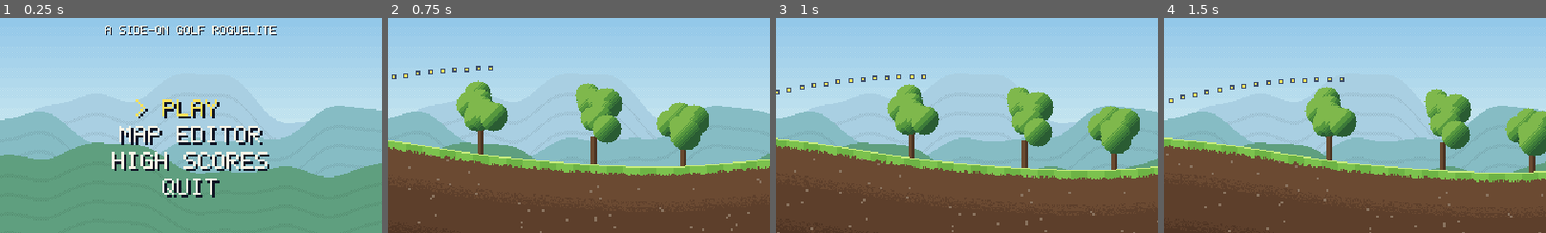
Above: before the commit, frames 1-4 (left to right).
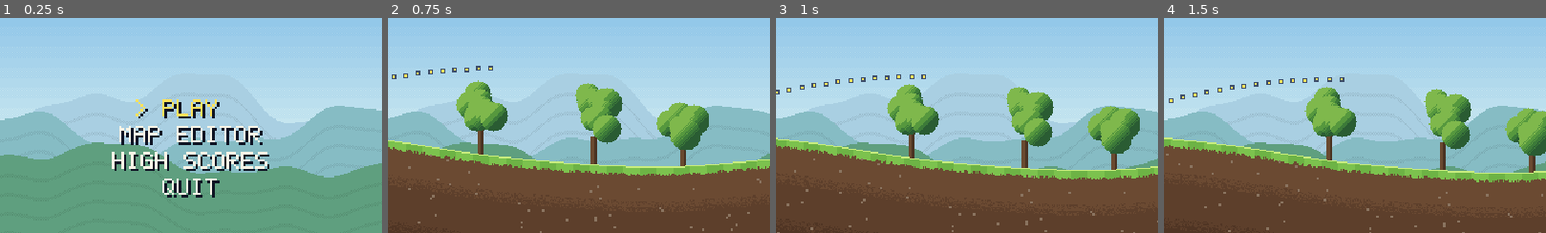
Above: after the commit, the same moments.

Repository: napalmcookies1337-hash/Golferino
Game: Godot game, scene res://scenes/app.tscn
Two runs of this game, one before a commit and one after it. Both use one fixed random seed, a clock stepped at 60 frames per second and the inputs below.
Inputs (mouse positions are % of the whole screen's width and height, from its top left):
- Up to frame 1 (0.25 s): no input
- Up to frame 2 (0.75 s): tap Enter (ui_accept) at 0.5 s; move the mouse to (72, 45) at 0.52 s; hold Right from 0.53 s (still down); hold Down (aim_down) from 0.53 s (still down); click (72, 45) at 0.67 s
- Up to frame 3 (1 s): keep holding Right; keep holding Down (aim_down); tap Enter (ui_accept) at 0.77 s
- Up to frame 4 (1.5 s): tap Enter (ui_accept) at 1.07 s; release Right at 1.25 s; release Down (aim_down) at 1.25 s; drag from (30, 55) to (45, 70) at 1.27 s
The pictures show only the part of the screen within x 25-75%, y 33-83%; the shares and areas given below are measured in that part.

The runs differ from the first frame. In frame 1, 1.0% of the frame differs, in the area x 27-73%, y 3-8%; in frame 2, nothing differs; in frame 3, nothing differs; in frame 4, nothing differs.

Commit message:
Make the Rubber Ball much bouncier; remove the title tagline
The ball rebounds far higher, keeps more speed through each bounce,
kicks harder off hazards, and squashes and stretches when it lands.

Diff:
--- a/scripts/game/items.gd
+++ b/scripts/game/items.gd
@@ -32,7 +32,7 @@
 	# Special balls. Only one at a time, kept until replaced.
 	{ "id": "wind_cutter", "kind": KIND_BALL, "name": "WIND CUTTER", "text": "WIND BARELY MOVES IT", "price": 12, "effects": { "wind": 0.3 } },
 	{ "id": "sticky_ball", "kind": KIND_BALL, "name": "STICKY BALL", "text": "STOPS WHERE IT LANDS", "price": 12, "effects": { "bounce": 0.6, "roll": 1.5 } },
-	{ "id": "rubber_ball", "kind": KIND_BALL, "name": "RUBBER BALL", "text": "BOUNCES AND RUNS MORE", "price": 12, "effects": { "bounce": 1.3, "roll": 0.8 } },
+	{ "id": "rubber_ball", "kind": KIND_BALL, "name": "RUBBER BALL", "text": "BOUNCES AND RUNS MORE", "price": 12, "effects": { "bounce": 2.2, "grip": 1.12, "knock": 1.6, "squash": 1.0 } },
 	{ "id": "skipper", "kind": KIND_BALL, "name": "SKIPPER", "text": "SKIPS OFF WATER ONCE", "price": 16, "effects": { "water_skips": 1 } },
 	{ "id": "heavy_ball", "kind": KIND_BALL, "name": "HEAVY BALL", "text": "HAZARDS KNOCK IT LESS", "price": 14, "effects": { "knock": 0.5 }, "unlock": 2 },
 	{ "id": "magnet_ball", "kind": KIND_BALL, "name": "MAGNET BALL", "text": "CUP PULLS IT HARD", "price": 14, "effects": { "cup_pull": 2.0 }, "unlock": 4 },
@@ -94,6 +94,8 @@
 static func apply_ball(sim: BallSim, ball_id: String) -> void:
 	var effects: Dictionary = by_id(ball_id).get("effects", {})
 	sim.bounce_scale = float(effects.get("bounce", 1.0))
+	sim.grip_scale = float(effects.get("grip", 1.0))
+	sim.squash_scale = float(effects.get("squash", 0.0))
 	sim.roll_scale = float(effects.get("roll", 1.0))
 	sim.cup_pull_scale = float(effects.get("cup_pull", 1.0))
 	sim.knock_scale = float(effects.get("knock", 1.0))
--- a/scripts/golf/ball_sim.gd
+++ b/scripts/golf/ball_sim.gd
@@ -49,6 +49,10 @@
 # What the ball is made of. Special balls change these.
 ## Bounce kept on landing.
 var bounce_scale: float = 1.0
+## Forward speed kept on landing.
+var grip_scale: float = 1.0
+## How much it visibly squashes when it lands. Only the view reads this.
+var squash_scale: float = 0.0
 ## Slowdown while rolling.
 var roll_scale: float = 1.0
 ## Pull over the cup.
@@ -224,7 +228,7 @@
 	var vt: float = vel.dot(tangent)
 
 	var new_vn: float = absf(vn) * float(props["restitution"]) * bounce_scale
-	var new_vt: float = vt * float(props["impact_grip"])
+	var new_vt: float = vt * minf(float(props["impact_grip"]) * grip_scale, 1.0)
 
 	# Backspin (negative) grabs and can pull the ball back. Topspin drives it on.
 	var bite: float = BACKSPIN_BITE if spin < 0.0 else TOPSPIN_BITE
--- a/scripts/view/ball_view.gd
+++ b/scripts/view/ball_view.gd
@@ -3,12 +3,17 @@
 ## The ball, with a fading trail while it flies.
 
 const TRAIL_LENGTH := 16
+## A squashy ball flattens on landing, then stretches as it springs back up.
+const SQUASH_TIME := 0.06
+const STRETCH_TIME := 0.08
+const MIN_SQUASH_SPEED := 40.0
 
 var game: HoleGame
 var ball: BallSim
 var fill := Color("ffffff")
 var shade := Color("c9d2de")
 var _trail: Array[Vector2] = []
+var _since_landing: float = 1.0
 
 
 func setup(p_game: HoleGame) -> void:
@@ -26,9 +31,11 @@
 
 func _ready() -> void:
 	game.phase_changed.connect(_on_phase_changed)
+	ball.bounced.connect(_on_bounced)
 
 
-func _process(_delta: float) -> void:
+func _process(delta: float) -> void:
+	_since_landing += delta
 	if ball.state == BallSim.State.AIRBORNE:
 		_trail.append(ball.pos)
 		if _trail.size() > TRAIL_LENGTH:
@@ -43,6 +50,11 @@
 		_trail.clear()
 
 
+func _on_bounced(_at: Vector2, _surface: int, impact_speed: float) -> void:
+	if ball.squash_scale > 0.0 and impact_speed >= MIN_SQUASH_SPEED:
+		_since_landing = 0.0
+
+
 func _draw() -> void:
 	for i in _trail.size():
 		var alpha: float = float(i + 1) / float(TRAIL_LENGTH) * 0.55
@@ -53,8 +65,24 @@
 	if state == BallSim.State.HOLED or state == BallSim.State.IN_WATER:
 		return
 	var at: Vector2 = ball.pos.round()
+	if _since_landing < SQUASH_TIME:
+		_draw_squished(at + Vector2(0, 2), 9, 5)
+		return
+	if _since_landing < SQUASH_TIME + STRETCH_TIME:
+		_draw_squished(at, 5, 9)
+		return
 	draw_rect(Rect2(at.x - 2, at.y - 3, 5, 7), Color("20202e"))
 	draw_rect(Rect2(at.x - 3, at.y - 2, 7, 5), Color("20202e"))
 	draw_rect(Rect2(at.x - 2, at.y - 2, 5, 5), fill)
 	draw_rect(Rect2(at.x, at.y + 1, 2, 1), shade)
 	draw_rect(Rect2(at.x + 1, at.y, 1, 1), shade)
+
+
+# The ball at another shape, centered on a point, with its corners cut off.
+func _draw_squished(center: Vector2, width: int, height: int) -> void:
+	var left: float = center.x - float(width - 1) / 2.0
+	var top: float = center.y - float(height - 1) / 2.0
+	draw_rect(Rect2(left + 1, top, width - 2, height), Color("20202e"))
+	draw_rect(Rect2(left, top + 1, width, height - 2), Color("20202e"))
+	draw_rect(Rect2(left + 1, top + 1, width - 2, height - 2), fill)
+	draw_rect(Rect2(left + 1, top + height - 2, width - 2, 1), shade)
--- a/scripts/view/title_screen.gd
+++ b/scripts/view/title_screen.gd
@@ -96,7 +96,6 @@
 func _draw_menu(canvas: Node2D) -> void:
 	var bob: float = round(sin(_time * 1.6) * 2.0)
 	PixelFont.draw_centered(canvas, "GOLFERINO", CENTER_X, 66.0 + bob, ACCENT, 6)
-	PixelFont.draw_centered(canvas, "A SIDE-ON GOLF ROGUELITE", CENTER_X, 124.0, TEXT)
 	for i in ITEMS.size():
 		var y: float = ITEM_TOP + float(i) * ITEM_GAP
 		var color: Color = ACCENT if i == _selected else TEXT
--- a/tests/shots.gd
+++ b/tests/shots.gd
@@ -32,6 +32,7 @@
 		await _shoot_hole(i)
 	await _shoot_hazards()
 	await _test_coin_and_card()
+	await _test_rubber_ball()
 	await _test_pause()
 	await _test_out_of_strokes()
 	await _test_duel()
@@ -184,6 +185,29 @@
 	# A clean bag for the rest of the checks.
 	run_state.stickers = { "driver": [], "iron": [], "putter": [] }
 	run_state.ball_id = ""
+
+
+# A rubber ball squashes as it lands, then stretches as it springs back up.
+func _test_rubber_ball() -> void:
+	main.run_state.ball_id = "rubber_ball"
+	main.run.hole_index = 0
+	main.load_current_hole()
+	await _wait(0.4)
+	var ball: BallSim = game().ball
+	_expect(ball.squash_scale > 0.0, "the hole starts with the rubber ball in play")
+	ball.pos = Vector2(ball.pos.x + 60.0, ball.pos.y - 70.0)
+	ball.launch(Vector2(25.0, 1.0), 0.0)
+	game()._set_phase(HoleGame.Phase.BALL_MOVING)
+	await ball.bounced
+	await _save("rubber_01_squash")
+	await _wait(0.07)
+	await _save("rubber_02_stretch")
+	while ball.is_moving():
+		await get_tree().physics_frame
+	_expect(ball.bounce_count >= 4, "a rubber ball bounces many times (%d)" % ball.bounce_count)
+	main.run_state.ball_id = ""
+	main.load_current_hole()
+	await _wait(0.2)
 
 
 func _test_coin_and_card() -> void:
--- a/tests/test_runner.gd
+++ b/tests/test_runner.gd
@@ -2188,7 +2188,33 @@
 	# The aim preview uses the ball in play.
 	var plain := HoleGame.new(_flat_hole({ "cup_x": 990.0 }), _clubs())
 	var rubbery := HoleGame.new(_flat_hole({ "cup_x": 990.0 }), _clubs(), "rubber_ball")
-	_check(plain.new_preview_sim().bounce_scale == 1.0 and rubbery.new_preview_sim().bounce_scale == 1.3, "the preview matches the ball in play")
+	_check(plain.new_preview_sim().bounce_scale == 1.0 and rubbery.new_preview_sim().bounce_scale == rubbery.ball.bounce_scale, "the preview matches the ball in play")
+	_check(rubbery.ball.bounce_scale > 1.0, "a rubber ball is bouncier")
+
+	# Dropped from the same height, a rubber ball rebounds higher and keeps going for longer.
+	var drops: Dictionary = {}
+	for ball_id: String in ["", "rubber_ball"]:
+		var game := HoleGame.new(_flat_hole({ "cup_x": 990.0 }), _clubs(), ball_id)
+		var sim: BallSim = game.ball
+		sim.pos = Vector2(300.0, 150.0)
+		sim.launch(Vector2(40.0, 1.0), 0.0)
+		var first_bounce_y: float = INF
+		var highest_after: float = INF
+		var steps: int = 0
+		while sim.is_moving() and steps < 3000:
+			sim.step(DT)
+			steps += 1
+			if sim.bounce_count >= 1:
+				if first_bounce_y == INF:
+					first_bounce_y = sim.pos.y
+				highest_after = minf(highest_after, sim.pos.y)
+		_check(not sim.is_moving(), "a dropped ball settles (%s)" % ball_id)
+		drops[ball_id] = { "bounces": sim.bounce_count, "rebound": first_bounce_y - highest_after }
+	var plain_drop: Dictionary = drops[""]
+	var rubber_drop: Dictionary = drops["rubber_ball"]
+	_check(float(rubber_drop["rebound"]) > float(plain_drop["rebound"]) * 3.0, "a rubber ball rebounds much higher (%.0f, %.0f)" % [rubber_drop["rebound"], plain_drop["rebound"]])
+	_check(int(rubber_drop["bounces"]) >= int(plain_drop["bounces"]) + 3, "a rubber ball bounces more times (%d, %d)" % [rubber_drop["bounces"], plain_drop["bounces"]])
+	print("Rubber drop: %s, plain drop: %s, landing x %.0f against %.0f" % [rubber_drop, plain_drop, rubber_x, plain_x])
 
 	# Hazards knock a heavy ball less.
 	var heavy_hole: HoleData = _flat_hole({ "cup_x": 990.0 })
Not shown, changed: DESIGN.md
